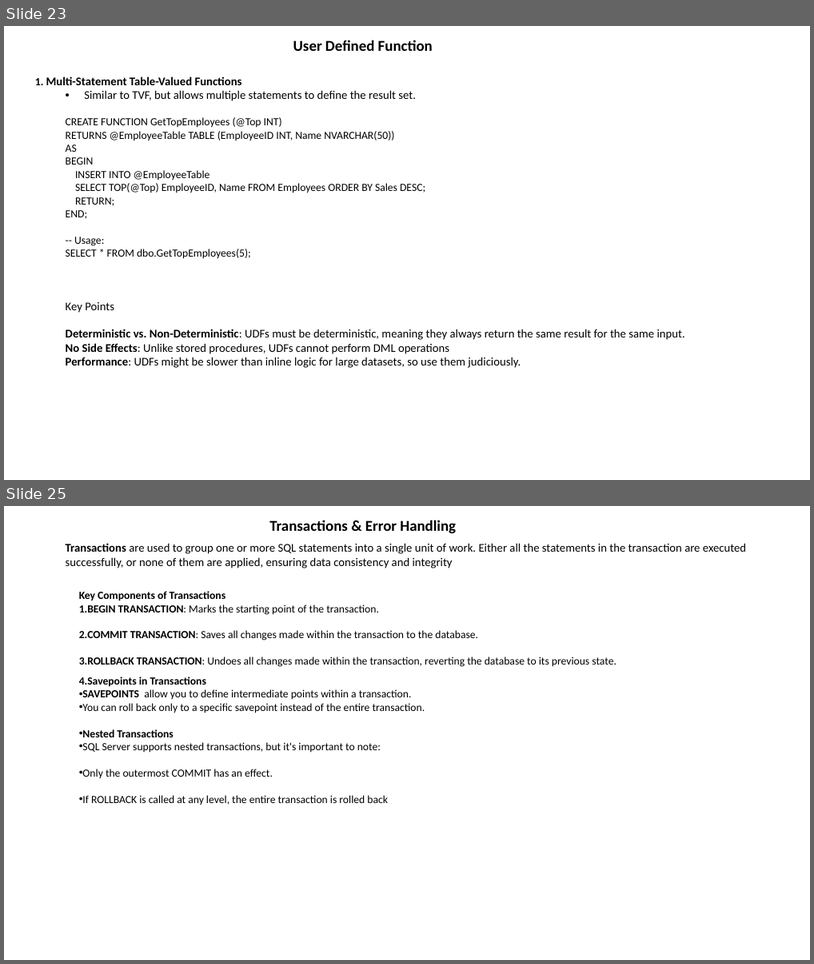
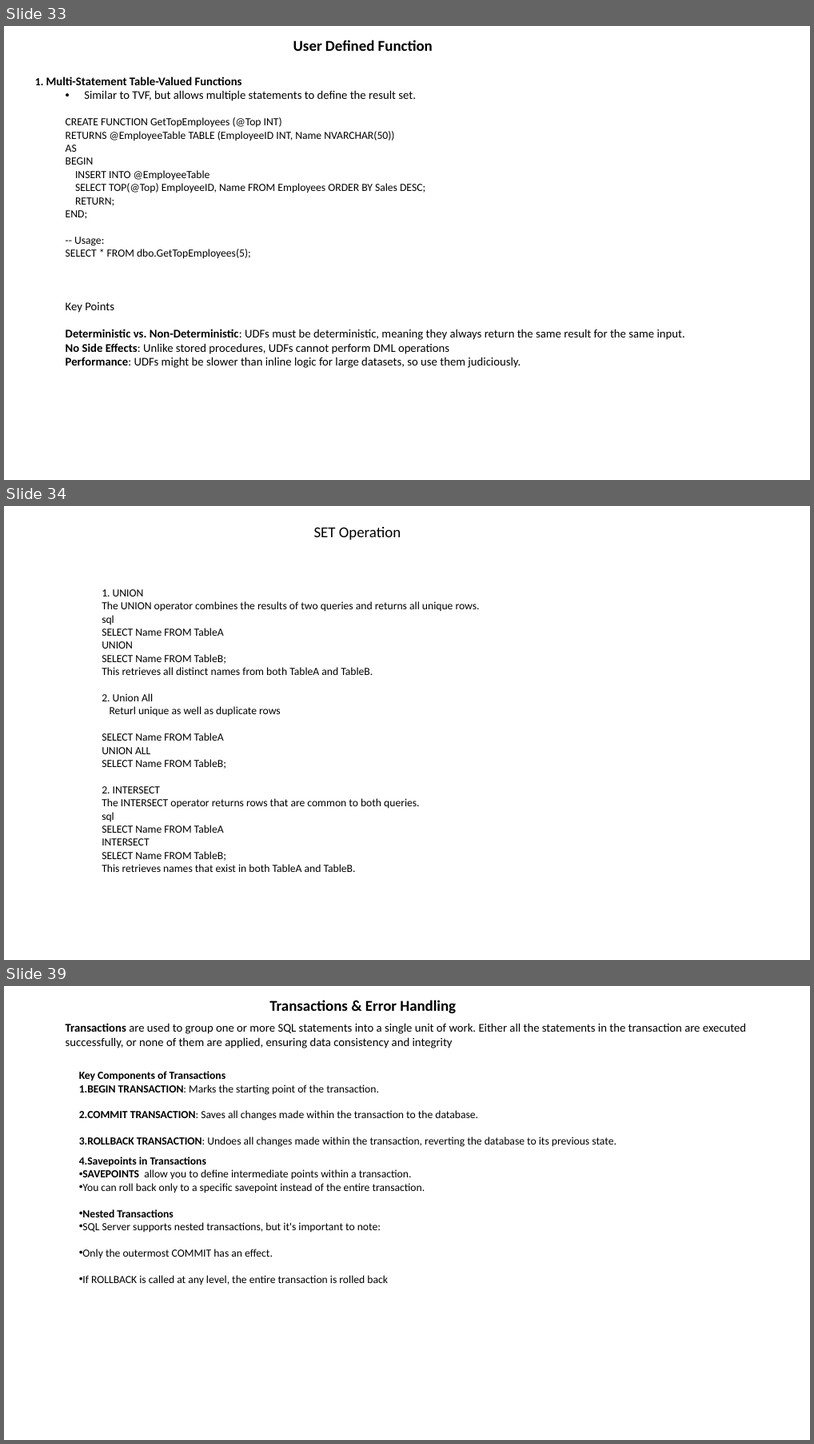
Before and after one commit to NareshESSPL/ESSPL_SqlTraining_AMS, a slide deck: DBMS.pptx. Shown one above the other, each under a label of ours: slides 23 and 25 before the commit, slides 33, 34 and 39 after it; the slides between them are not shown. The pictures are 814x964 and 814x1444 pixels, drawn with LibreOffice and Linux fonts; fonts in the diff are those of the drawing. Boxes give left, top, right and bottom in pixels: in the first picture for what was removed or moved away, otherwise in the second. Text is boxed around its words. In the diff, an @@ line names an element or a change of style, - is before the commit and + after.

```diff
--- a/DBMS.pptx
+++ b/DBMS.pptx
@@ slide 34 added at [4, 506, 810, 960], background #FFFFFF @@
@@ text added at [314, 527, 401, 540], 18 pt, text #000000 @@
+SET Operation
@@ text added at [102, 589, 480, 872], 13 pt, text #000000 @@
+1. UNION
+The UNION operator combines the results of two queries and returns all unique rows.
+sql
+SELECT Name FROM TableA
+UNION
+SELECT Name FROM TableB;
+This retrieves all distinct names from both TableA and TableB.
+2. Union All
+Returl unique as well as duplicate rows
+SELECT Name FROM TableA
+UNION ALL
+SELECT Name FROM TableB;
+2. INTERSECT
+The INTERSECT operator returns rows that are common to both queries.
+sql
+SELECT Name FROM TableA
+INTERSECT
+SELECT Name FROM TableB;
+This retrieves names that exist in both TableA and TableB.
@@ what was slide 23 is now slide 33 @@
@@ what was slide 25 is now slide 39 @@
```
Also in this commit, not shown: 4 slides changed, 14 other slides added, 1 slide removed, 28 other files.
